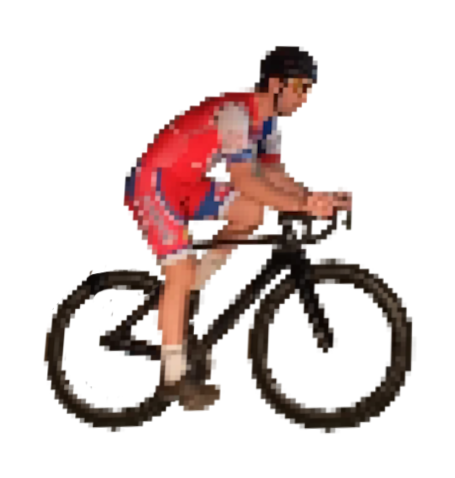
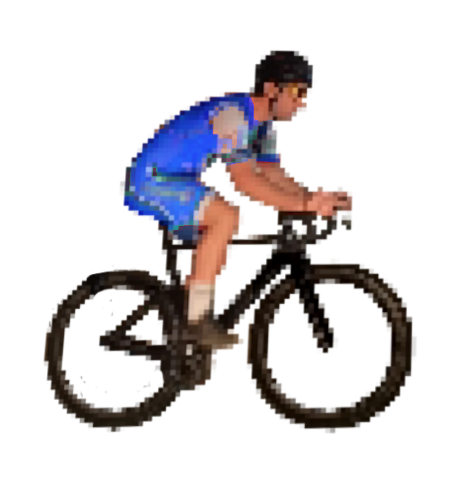
Layer changes from the first (455, 478) image to the second:
showed "4", painted on it over (x1=48, y1=49, x2=417, y2=435)
hid "1", painted on it over (x1=48, y1=45, x2=417, y2=435)
